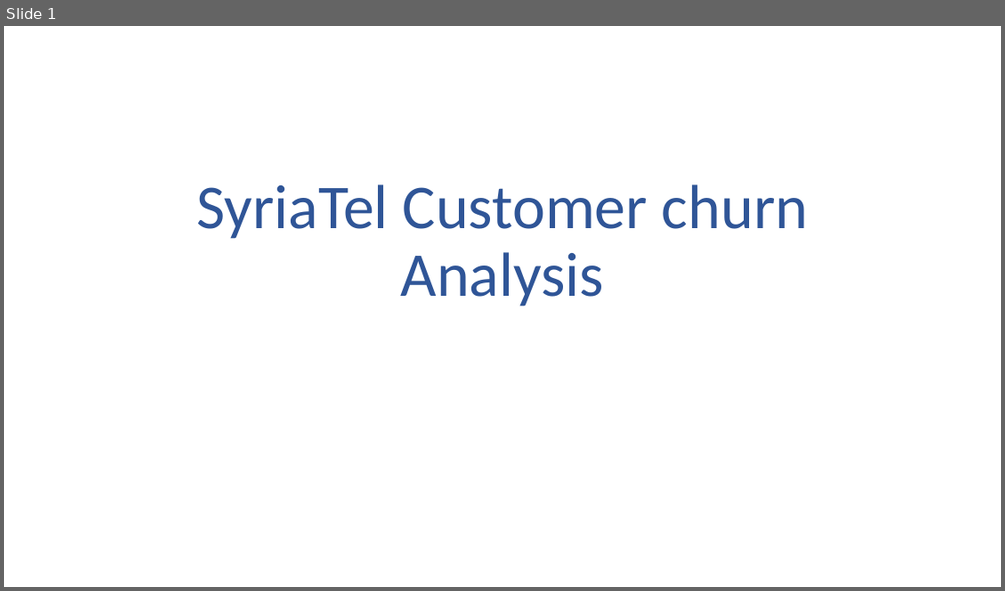
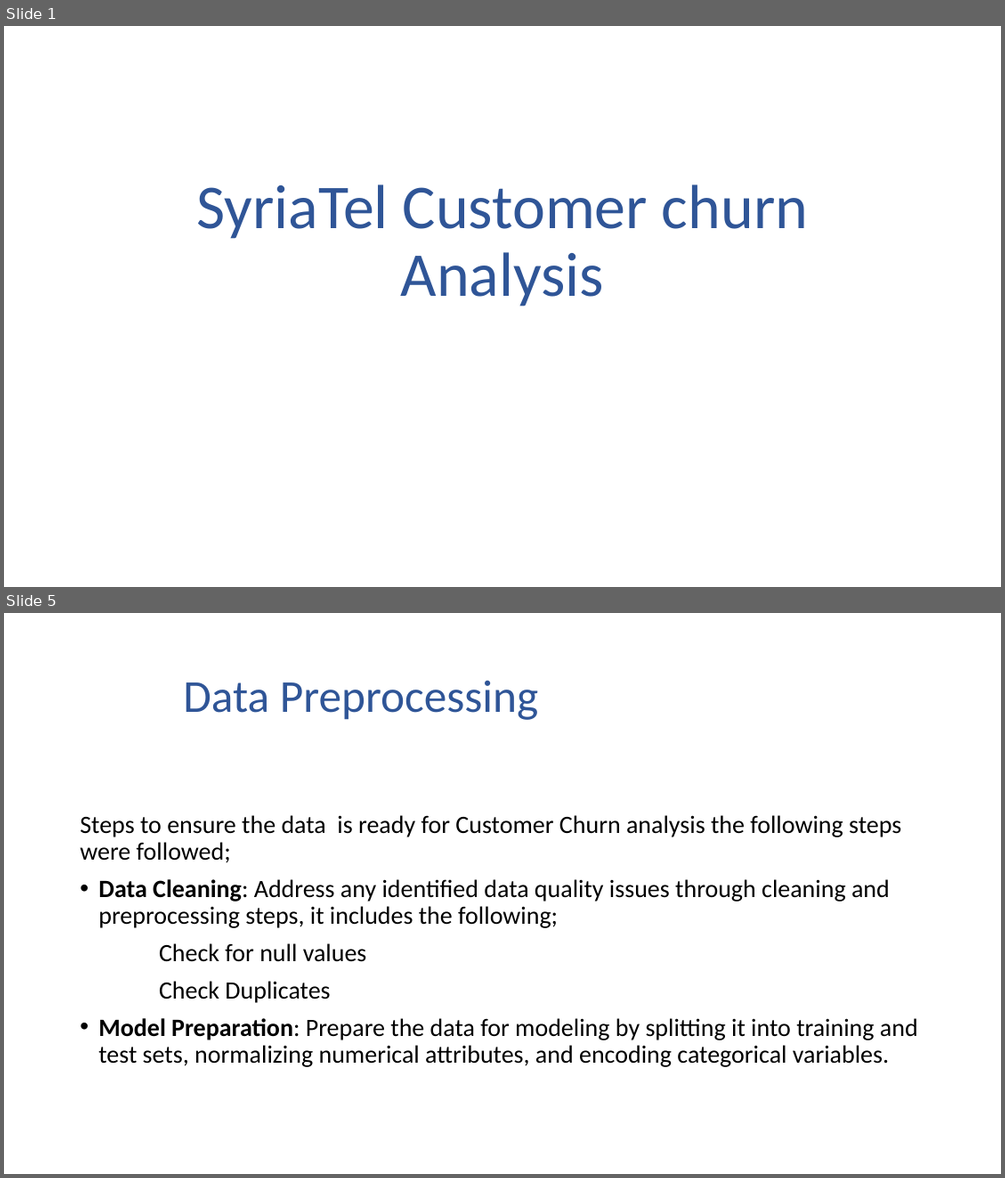
Before and after one commit to Judykoech/SyriaTel-Churn_project, a slide deck: SyriaTel Customer churn Analysis.pptx. Shown one above the other, each under a label of ours: slide 1 before the commit, slides 1 and 5 after it; the slides between them are not shown. The pictures are 1005x591 and 1005x1178 pixels, drawn with LibreOffice and Linux fonts; fonts in the diff are those of the drawing. Boxes give left, top, right and bottom in pixels: in the first picture for what was removed or moved away, otherwise in the second. Text is boxed around its words. In the diff, an @@ line names an element or a change of style, - is before the commit and + after.

```diff
--- a/SyriaTel Customer churn Analysis.pptx
+++ b/SyriaTel Customer churn Analysis.pptx
@@ slide 5 added at bbox=[4, 613, 1001, 1174], background #FFFFFF @@
@@ title added at bbox=[183, 680, 538, 720], 44 pt, text #2F5597 @@
+Data Preprocessing
@@ text added at bbox=[80, 815, 918, 1067], 24 pt, text #000000 @@
+Steps to ensure the data is ready for Customer Churn analysis the following steps were followed;
+• Data Cleaning: Address any identified data quality issues through cleaning and preprocessing steps, it includes the following;
+Check for null values
+Check Duplicates
+• Model Preparation: Prepare the data for modeling by splitting it into training and test sets, normalizing numerical attributes, and encoding categorical variables.
```
Also in this commit, not shown: 7 other slides added, 5 other files.
